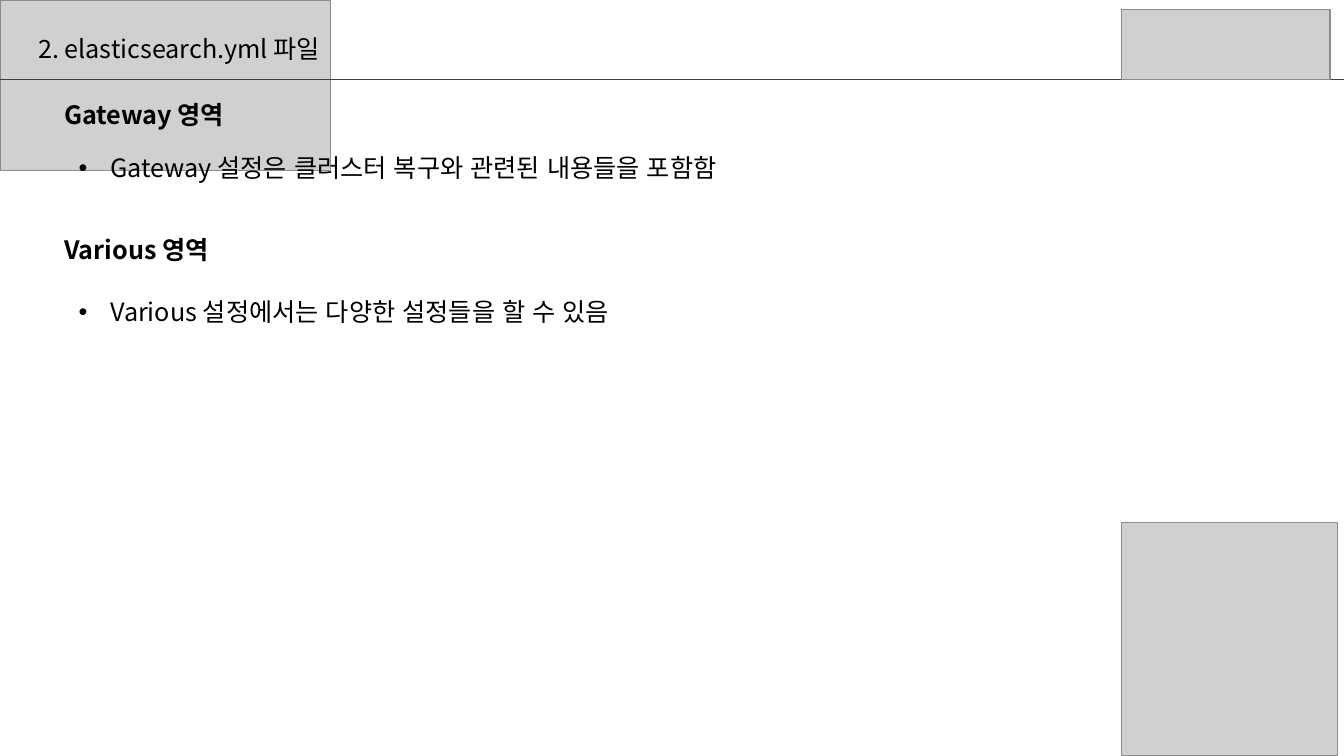
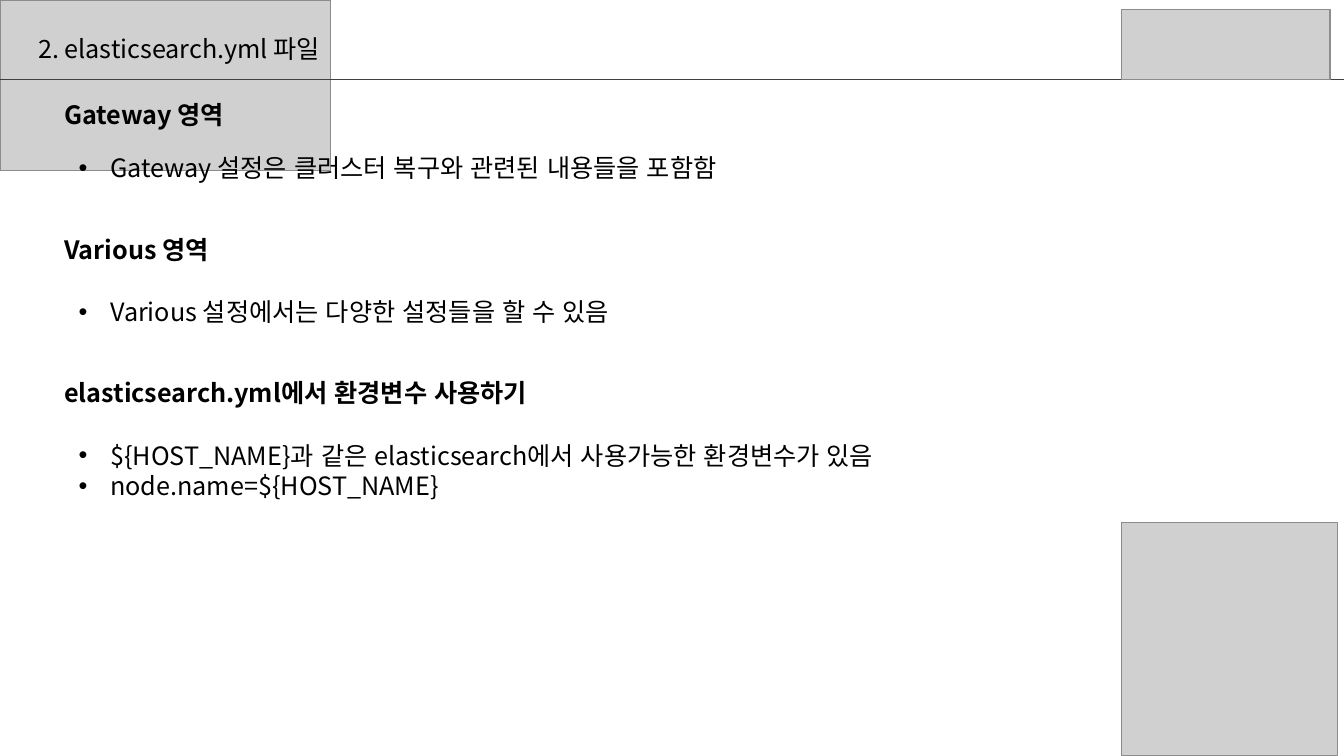
Before and after one commit to sup2is/dev-note, a slide deck: slide 10 of study/elasticsearch/Elasticsearch스터디2주차자료.pptx (slide 11 before the commit). Drawn at 1344x756 pixels with LibreOffice and Linux fonts; fonts in the diff are those of the drawing; grey boxes stand for pictures. Boxes give left, top, right and bottom in pixels: in the first picture for what was removed or moved away, otherwise in the second. Text is boxed around its words. In the diff, an @@ line names an element or a change of style, - is before the commit and + after.

```diff
--- a/study/elasticsearch/Elasticsearch스터디2주차자료.pptx
+++ b/study/elasticsearch/Elasticsearch스터디2주차자료.pptx
@@ text added at (64, 380, 527, 408), 18 pt, text #000000, bold @@
+elasticsearch.yml에서 환경변수 사용하기
@@ text added at (110, 444, 873, 500), 18 pt, text #000000 @@
+• ${HOST_NAME}과 같은 elasticsearch에서 사용가능한 환경변수가 있음
+• node.name=${HOST_NAME}
```
Also in this commit, not shown: 3 other slides changed, 2 slides removed.
